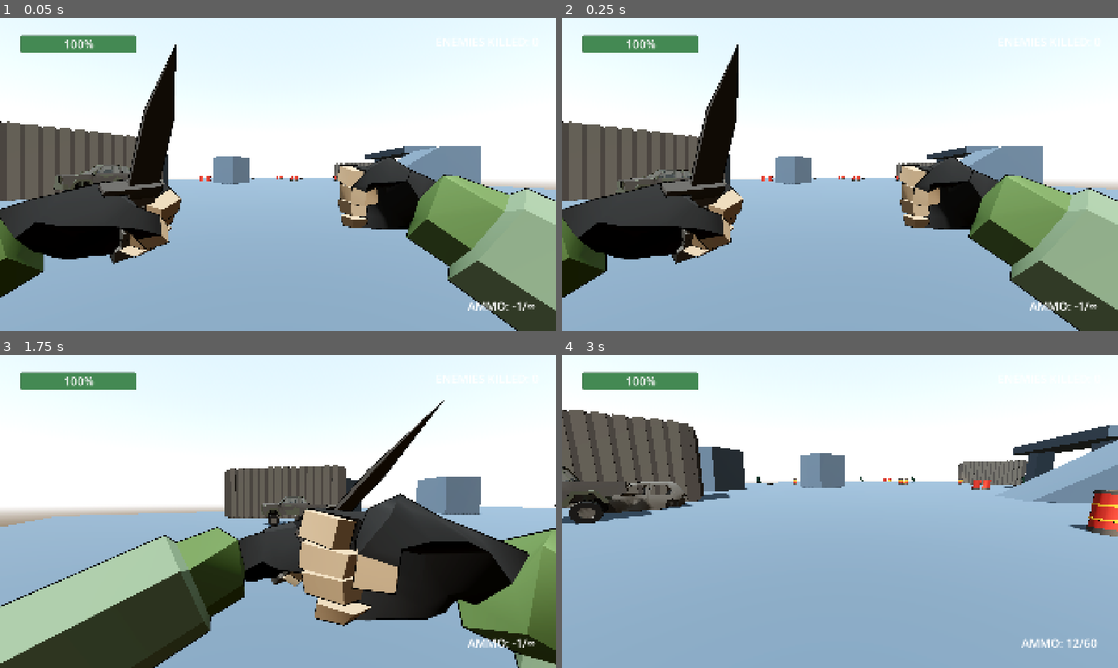
Above: before the commit, frames 1-4 (two rows, left to right).
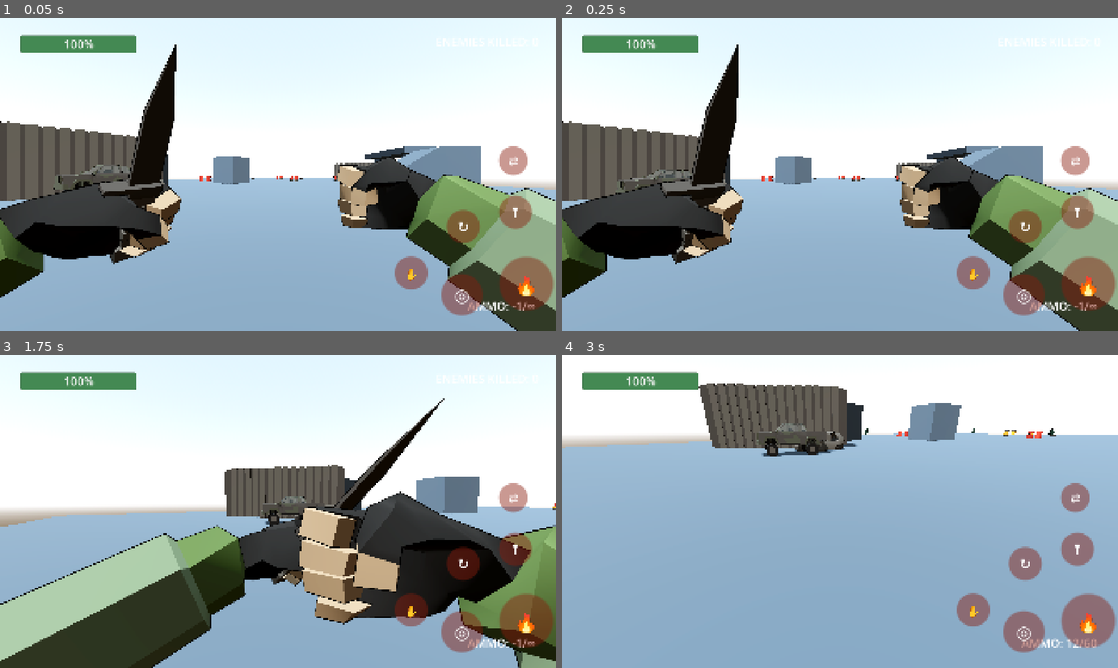
Above: after the commit, the same moments.

Repository: DIEGOHORVATTI/lampiao
Game: Godot game, scene res://main.tscn
The game is run twice, just before and just after one commit, with the same random seed, the same clock (stepped at 60 frames per second) and the same inputs.
Inputs (mouse positions are in pixels of both pictures, inside the frame that each line leads up to):
- Up to frame 1 (0.05 s): no input
- Up to frame 2 (0.25 s): no input
- Up to frame 3 (1.75 s): move the mouse to (305, 511) at 0.52 s; hold F (activate) 0.53-1.28 s; hold W (forward) from 0.53 s (still down); right-click (305, 511) at 0.8 s; move the mouse to (250, 511) at 1.27 s; right-click (250, 511) at 1.35 s; click (250, 511) at 1.55 s
- Up to frame 4 (3 s): keep holding W (forward); move the mouse to (851, 505) at 2.02 s; press the mouse at (851, 505) at 2.03 s; tap Mouse wheel down (weapon_change_next) at 2.3, 2.85 s; move the mouse to (834, 517) at 2.77 s; release the mouse at (834, 517) at 2.78 s

The runs differ from the first frame. In frame 1, 4.0% of the frame differs, in the area x 71-100%, y 40-96%; in frame 2, 4.0%; in frame 3, 8.2%; in frame 4, 29%, in the area x 0-100%, y 9-96%.

Commit message:
feat: controles de toque (joystick, olhar e botões) para mobile

Diff:
--- /dev/null
+++ b/common/touch/touch_controls.gd
@@ -0,0 +1,133 @@
+extends CanvasLayer
+
+const STICK_RADIUS := 110.0
+const LOOK_SENSITIVITY := 0.006
+const BUTTON_SIZE := 150.0
+const MOVE_ACTIONS := ["left", "right", "forward", "backward"]
+const BUTTONS := [
+	{"action": "fire", "label": "🔥", "anchor": Vector2(-200, -260), "scale": 1.3},
+	{"action": "aim_mode", "label": "◎", "anchor": Vector2(-400, -200), "scale": 1.0},
+	{"action": "jump", "label": "⤒", "anchor": Vector2(-200, -470), "scale": 0.8},
+	{"action": "reload", "label": "↻", "anchor": Vector2(-380, -420), "scale": 0.8},
+	{"action": "activate", "label": "✋", "anchor": Vector2(-560, -260), "scale": 0.8},
+	{"action": "weapon_change_next", "label": "⇄", "anchor": Vector2(-200, -640), "scale": 0.7},
+]
+
+var move_finger := -1
+var move_origin := Vector2.ZERO
+var look_finger := -1
+var stick_ring: TextureRect
+
+
+func _ready() -> void:
+	if not DisplayServer.is_touchscreen_available():
+		queue_free()
+		return
+	layer = 10
+	stick_ring = _circle_rect(STICK_RADIUS * 2, Color(0.91, 0.84, 0.69, 0.25))
+	stick_ring.visible = false
+	add_child(stick_ring)
+	for spec in BUTTONS:
+		add_child(_build_button(spec))
+	get_viewport().size_changed.connect(_place_buttons)
+	_place_buttons()
+
+
+func _input(event: InputEvent) -> void:
+	if event is InputEventScreenTouch:
+		_on_touch(event)
+	elif event is InputEventScreenDrag:
+		_on_drag(event)
+
+
+func _on_touch(event: InputEventScreenTouch) -> void:
+	var half := get_viewport().get_visible_rect().size.x / 2.0
+	if event.pressed:
+		if event.position.x < half and move_finger == -1:
+			move_finger = event.index
+			move_origin = event.position
+			stick_ring.position = move_origin - stick_ring.size / 2.0
+			stick_ring.visible = true
+		elif event.position.x >= half and look_finger == -1 and not _over_button(event.position):
+			look_finger = event.index
+		return
+	if event.index == move_finger:
+		move_finger = -1
+		stick_ring.visible = false
+		for action in MOVE_ACTIONS:
+			Input.action_release(action)
+	elif event.index == look_finger:
+		look_finger = -1
+
+
+func _on_drag(event: InputEventScreenDrag) -> void:
+	if event.index == move_finger:
+		var v := ((event.position - move_origin) / STICK_RADIUS).limit_length(1.0)
+		_set_axis("left", "right", v.x)
+		_set_axis("forward", "backward", v.y)
+	elif event.index == look_finger and Global.player:
+		Global.player.look(event.relative * LOOK_SENSITIVITY)
+
+
+func _set_axis(negative: String, positive: String, value: float) -> void:
+	if value < 0:
+		Input.action_press(negative, -value)
+		Input.action_release(positive)
+	else:
+		Input.action_press(positive, value)
+		Input.action_release(negative)
+
+
+func _build_button(spec: Dictionary) -> TouchScreenButton:
+	var size: float = BUTTON_SIZE * spec.scale
+	var button := TouchScreenButton.new()
+	button.action = spec.action
+	button.texture_normal = _circle_texture(size, Color(0.54, 0.11, 0.05, 0.45))
+	button.texture_pressed = _circle_texture(size, Color(0.78, 0.39, 0.12, 0.7))
+	button.set_meta("anchor", spec.anchor)
+	var label := Label.new()
+	label.text = spec.label
+	label.size = Vector2(size, size)
+	label.horizontal_alignment = HORIZONTAL_ALIGNMENT_CENTER
+	label.vertical_alignment = VERTICAL_ALIGNMENT_CENTER
+	label.add_theme_font_size_override("font_size", int(size * 0.4))
+	button.add_child(label)
+	return button
+
+
+func _place_buttons() -> void:
+	var screen := get_viewport().get_visible_rect().size
+	for child in get_children():
+		if child is TouchScreenButton:
+			child.position = screen + child.get_meta("anchor")
+
+
+func _over_button(point: Vector2) -> bool:
+	for child in get_children():
+		if child is TouchScreenButton:
+			var size: Vector2 = child.texture_normal.get_size()
+			if Rect2(child.position, size).has_point(point):
+				return true
+	return false
+
+
+func _circle_rect(diameter: float, color: Color) -> TextureRect:
+	var rect := TextureRect.new()
+	rect.texture = _circle_texture(diameter, color)
+	rect.size = Vector2(diameter, diameter)
+	rect.mouse_filter = Control.MOUSE_FILTER_IGNORE
+	return rect
+
+
+func _circle_texture(diameter: float, color: Color) -> GradientTexture2D:
+	var gradient := Gradient.new()
+	gradient.offsets = PackedFloat32Array([0.0, 0.92, 1.0])
+	gradient.colors = PackedColorArray([color, color, Color(color, 0.0)])
+	var texture := GradientTexture2D.new()
+	texture.gradient = gradient
+	texture.fill = GradientTexture2D.FILL_RADIAL
+	texture.fill_from = Vector2(0.5, 0.5)
+	texture.fill_to = Vector2(0.5, 0.0)
+	texture.width = int(diameter)
+	texture.height = int(diameter)
+	return texture
--- a/player/player.gd
+++ b/player/player.gd
@@ -54,9 +54,13 @@
 
 func _unhandled_input(event: InputEvent) -> void:
 	if event is InputEventMouseMotion and Input.get_mouse_mode() == Input.MOUSE_MODE_CAPTURED:
-		camera_pivot.rotate_y(-event.relative.x * sensitivity)
-		camera_holder.rotate_x(-event.relative.y * sensitivity)
-		camera_holder.rotation.x = clamp(camera_holder.rotation.x, deg_to_rad(-60),deg_to_rad(60))
+		look(event.relative * sensitivity)
+
+
+func look(delta_radians: Vector2) -> void:
+	camera_pivot.rotate_y(-delta_radians.x)
+	camera_holder.rotate_x(-delta_radians.y)
+	camera_holder.rotation.x = clamp(camera_holder.rotation.x, deg_to_rad(-60),deg_to_rad(60))
 
 
 
--- a/project.godot
+++ b/project.godot
@@ -23,6 +23,7 @@
 
 Global="*res://common/autoloads/global.gd"
 Bullets="*uid://cfvax2ybt3j06"
+TouchControls="*res://common/touch/touch_controls.gd"
 
 [display]
 
@@ -130,3 +131,7 @@
 
 renderer/rendering_method="mobile"
 textures/vram_compression/import_etc2_astc=true
+
+[input_devices]
+
+pointing/emulate_mouse_from_touch=false
